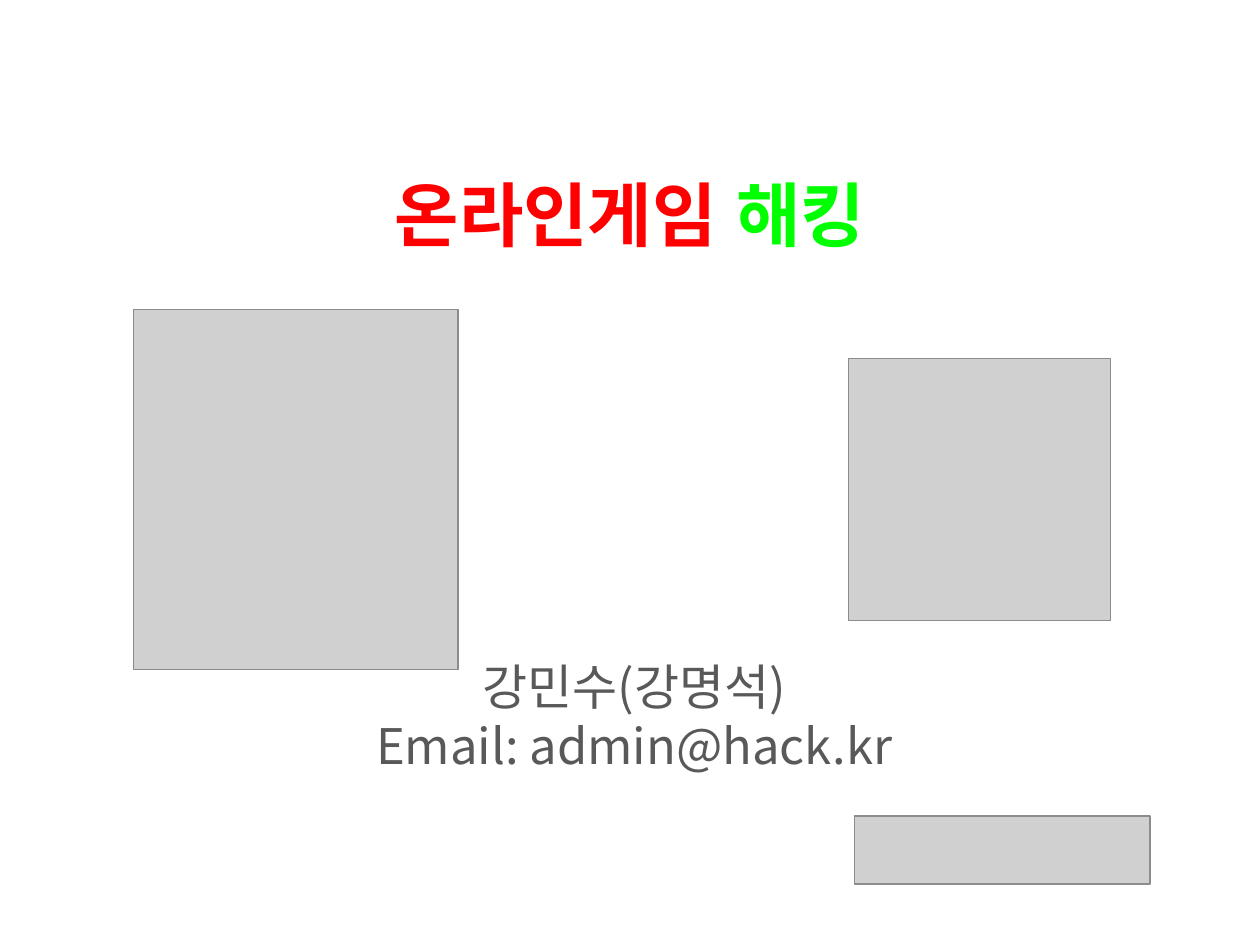
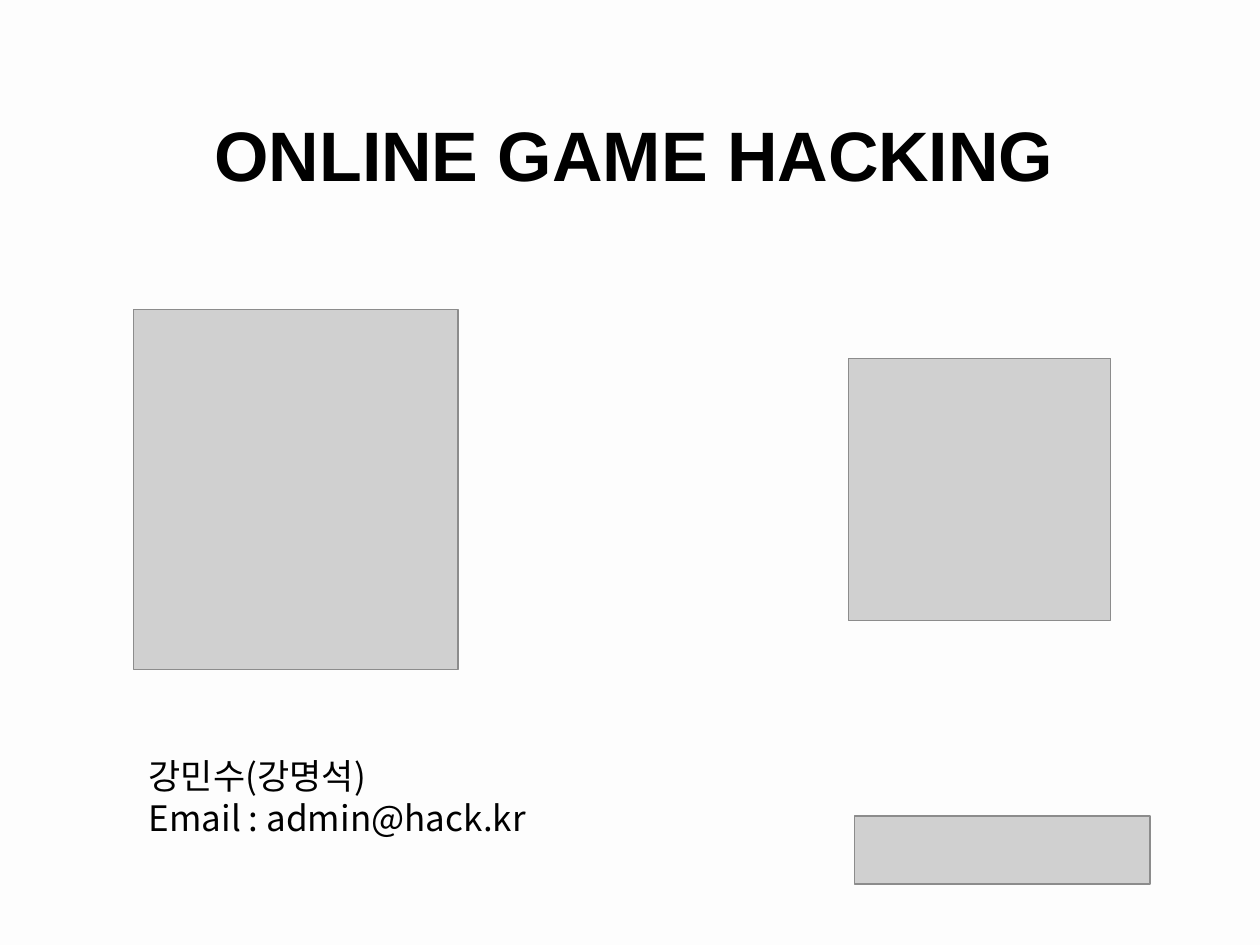
Before and after one commit to Empier/CodeEngn_2018, a slide deck: slide 1 of ##########################################################Code_Engn[강민수].pptx. Drawn at 1260x945 pixels with LibreOffice and Linux fonts; fonts in the diff are those of the drawing; grey boxes stand for pictures. Boxes give left, top, right and bottom in pixels: in the first picture for what was removed or moved away, otherwise in the second. Text is boxed around its words. In the diff, an @@ line names an element or a change of style, - is before the commit and + after.

```diff
--- a/##########################################################Code_Engn[강민수].pptx
+++ b/##########################################################Code_Engn[강민수].pptx
@@ background #FFFFFF to #F5F5F5 at 20% opacity @@
@@ text at <box>215,132,1053,182</box>: text changed; font Noto Sans CJK KR to Arial; text colour #FF0000 to #000000 @@
-온라인게임 해킹
+ONLINE GAME HACKING
@@ text "강민수(강명석)": place and size @@
-text "강민수(강명석)" at <box>376,664,892,773</box>
+text "강민수(강명석)" at <box>149,760,525,837</box>
@@ text at <box>149,760,366,796</box>: size 28 to 20 pt, text colour #595959 to #000000 in "강민수(강명석)"; alignment centre to left @@
@@ text at <box>149,803,525,837</box>: text changed; size 28 to 20 pt; text colour #595959 to #000000 @@
-Email: admin@hack.kr
+Email : admin@hack.kr
```
Also in this commit, not shown: 13 other slides changed, 4 slides added, 3 slides removed, 1 other file.
